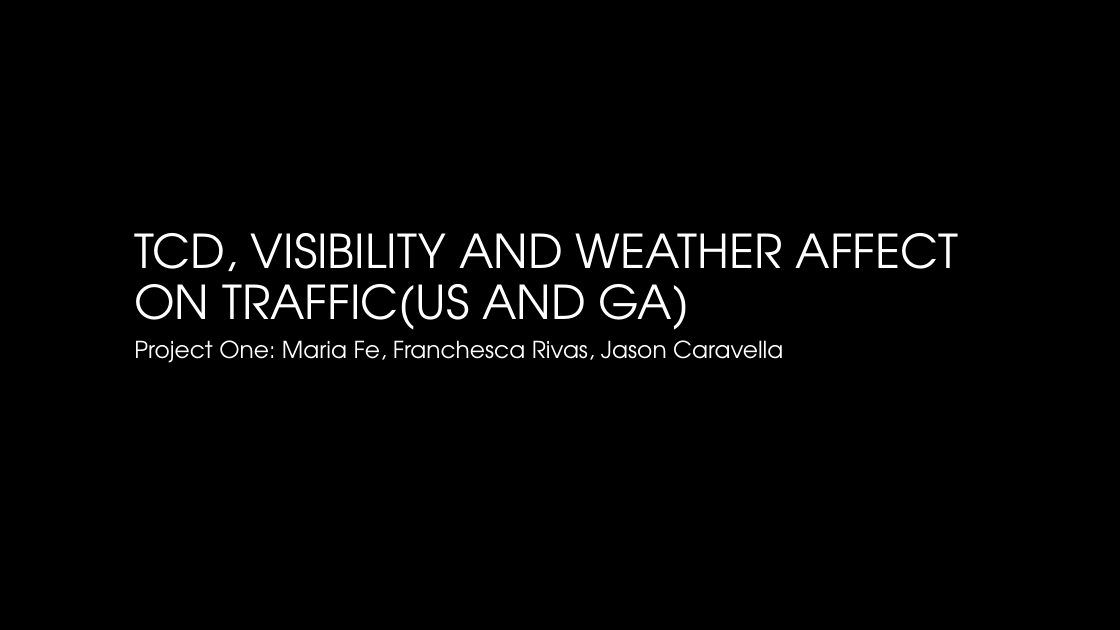
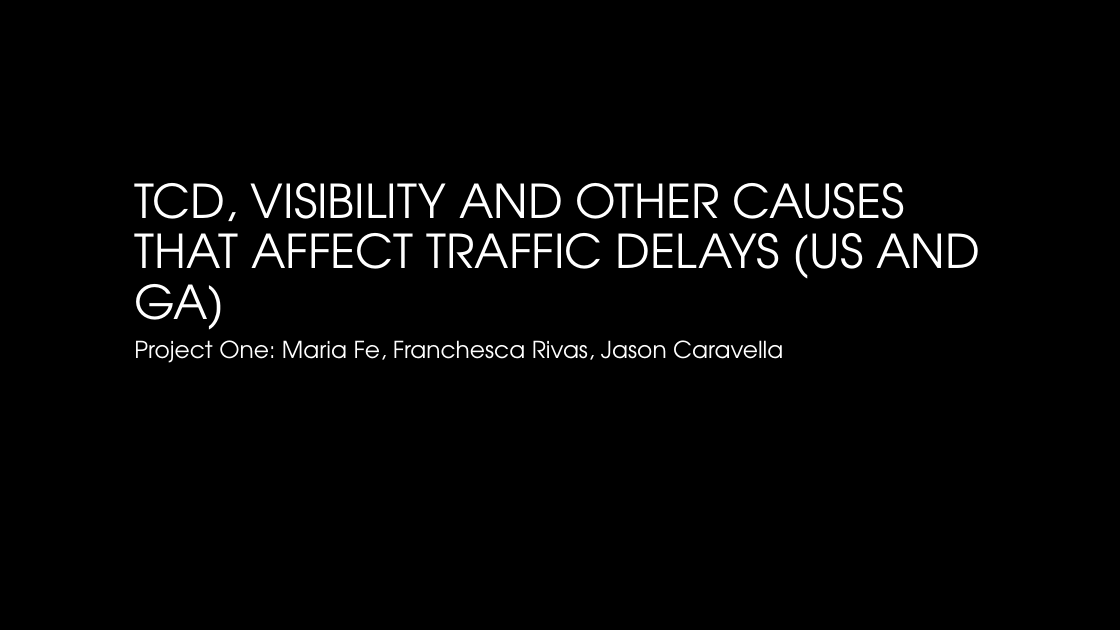
Before and after one commit to caravella483/project1, a slide deck: slide 1 of project1.pptx. Drawn at 1120x630 pixels with LibreOffice and Linux fonts; fonts in the diff are those of the drawing; background and template pictures are left out. Boxes give left, top, right and bottom in pixels: in the first picture for what was removed or moved away, otherwise in the second. Text is boxed around its words. In the diff, an @@ line names an element or a change of style, - is before the commit and + after.

Commit message:
final ppt

```diff
--- a/project1.pptx
+++ b/project1.pptx
@@ title at (134,183,980,330): text changed @@
-TCD, VISIBILITY AND WEATHER AFFECT ON TRAFFIC(US AND GA)
+TCD, VISIBILITY AND OTHER CAUSES THAT AFFECT TRAFFIC DELAYS (US AND GA)
```
Also in this commit, not shown: 1 other slide changed, 7 slides added, 2 slides removed.
